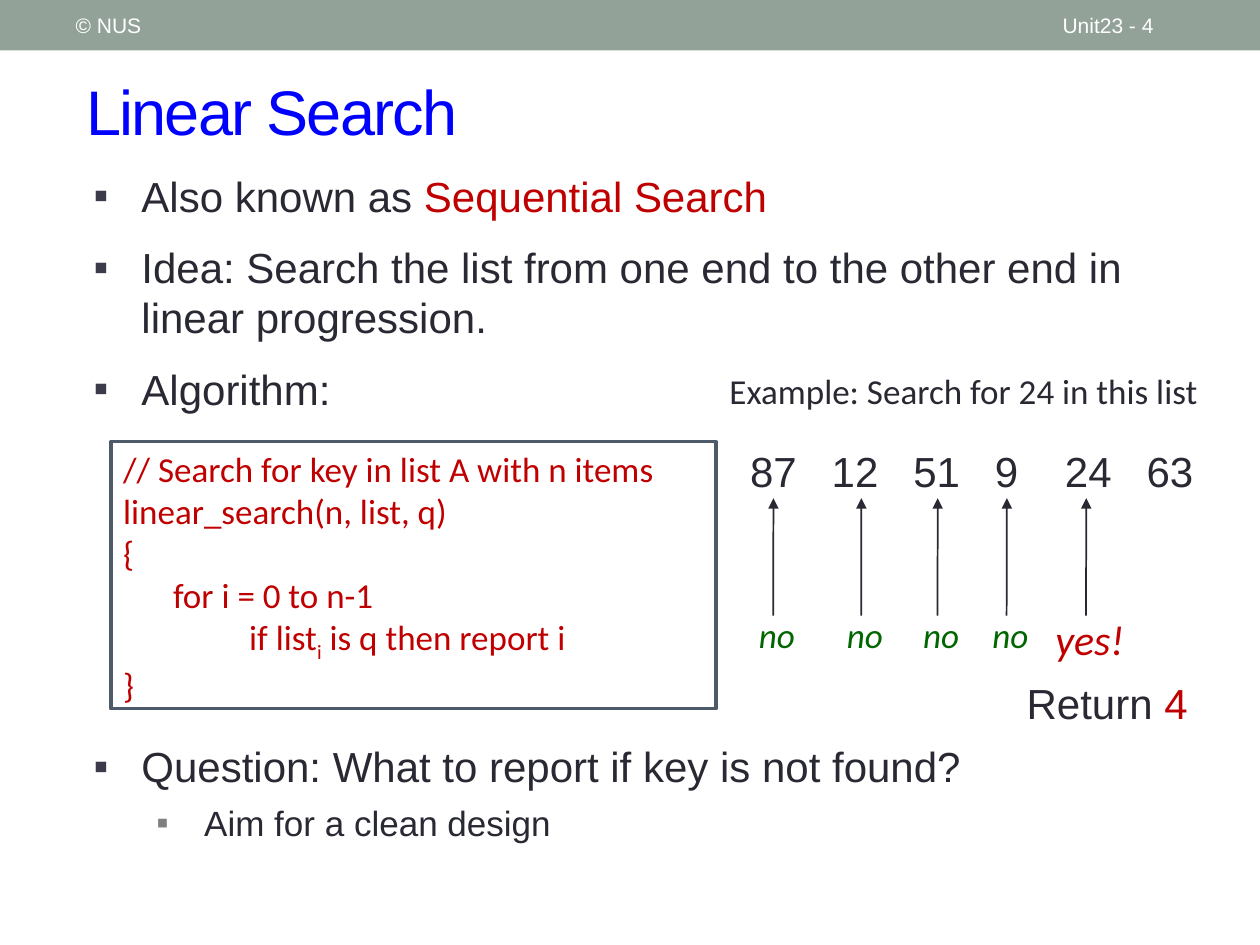
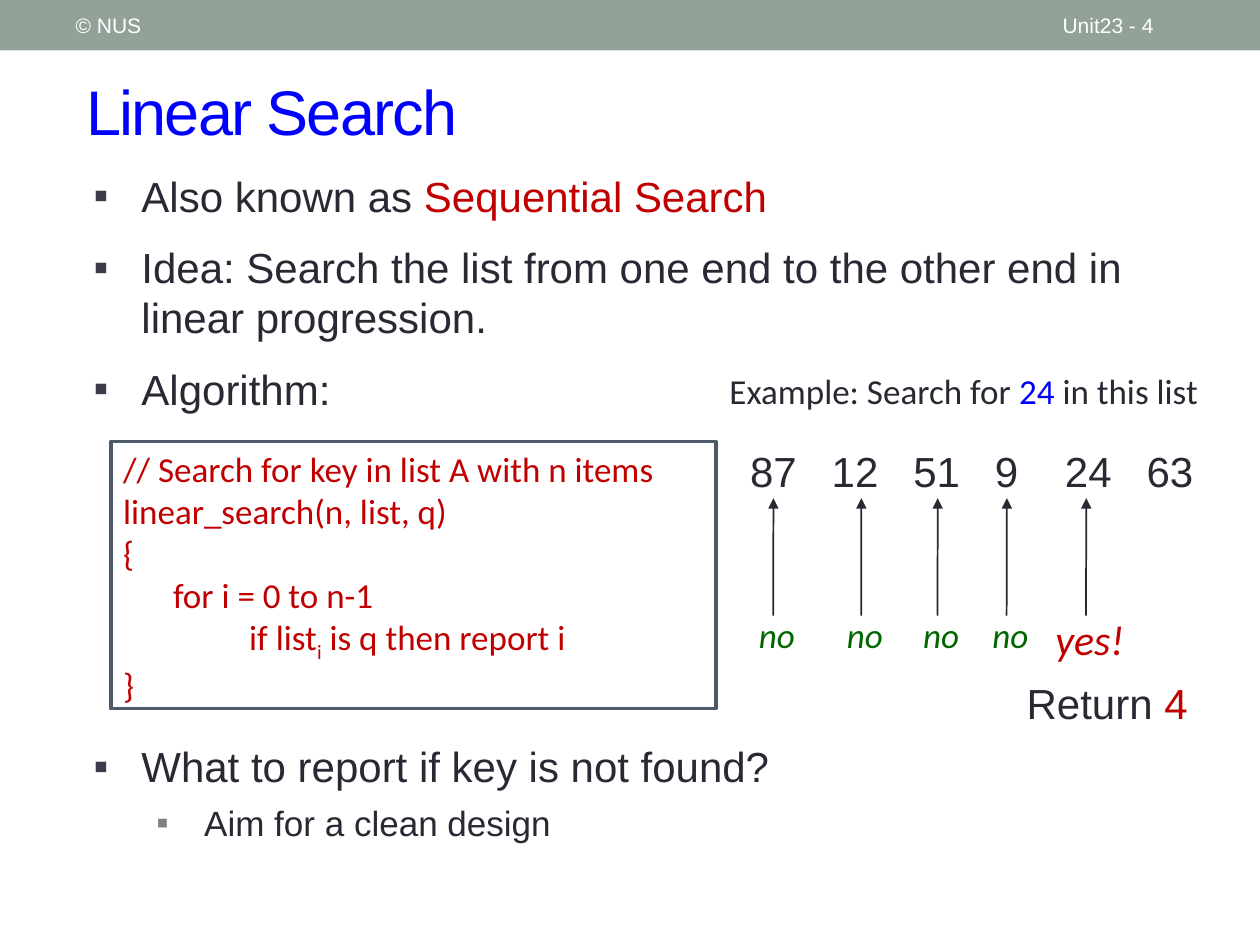
Before and after one commit to nus-cs1010-2021-s2/website, a slide deck: slide 4 of slides/Unit23_Searching.pptx. Drawn at 1260x945 pixels with LibreOffice and Linux fonts; fonts in the diff are those of the drawing. Boxes give left, top, right and bottom in pixels: in the first picture for what was removed or moved away, otherwise in the second. Text is boxed around its words. In the diff, an @@ line names an element or a change of style, - is before the commit and + after.

```diff
--- a/slides/Unit23_Searching.pptx
+++ b/slides/Unit23_Searching.pptx
@@ text "Example: Search for 24 in ..." at (x1=729, y1=379, x2=1198, y2=410): text colour #292934 to #0000FF in "24" @@
@@ text at (x1=141, y1=751, x2=769, y2=791): text changed @@
-▪ Question: What to report if key is not found?
+▪ What to report if key is not found?
```
Also in this commit, not shown: 2 other slides changed, 6 other files.
